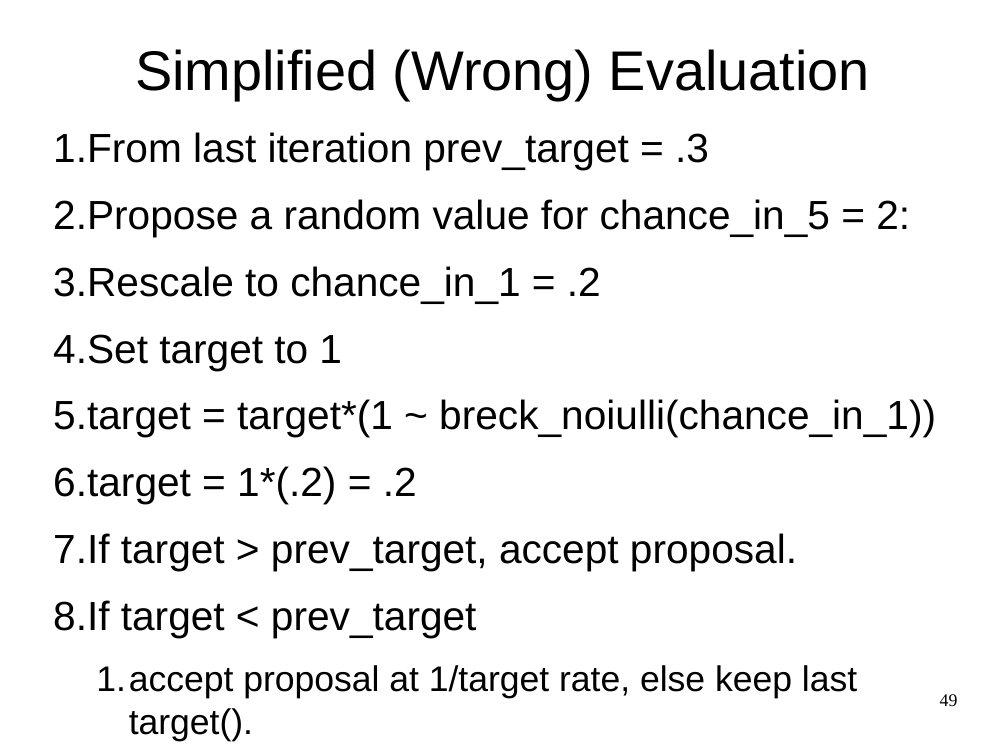
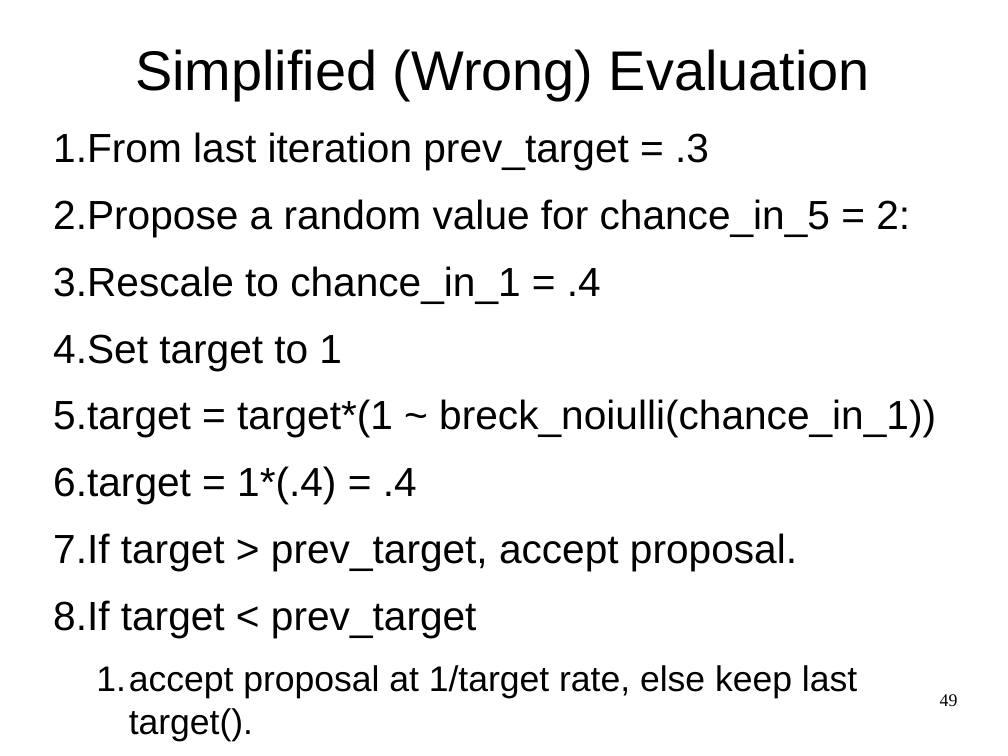
Before and after one commit to breckbaldwin/StanIsThePlanDist, a slide deck: slide 49 of slides/StanIsThePlanPyData.odp. Drawn at 1008x756 pixels with LibreOffice and Linux fonts; fonts in the diff are those of the drawing. Boxes give left, top, right and bottom in pixels: in the first picture for what was removed or moved away, otherwise in the second. Text is boxed around its words. In the diff, an @@ line names an element or a change of style, - is before the commit and + after.

```diff
--- a/slides/StanIsThePlanPyData.odp
+++ b/slides/StanIsThePlanPyData.odp
@@ text at (53, 266, 601, 303): text changed @@
-3. Rescale to chance_in_1 = .2
+3. Rescale to chance_in_1 = .4
@@ text at (53, 466, 417, 504): text changed @@
-6. target = 1*(.2) = .2
+6. target = 1*(.4) = .4
```
Also in this commit, not shown: 2 other slides changed, 1 slide removed, 1 other file.
